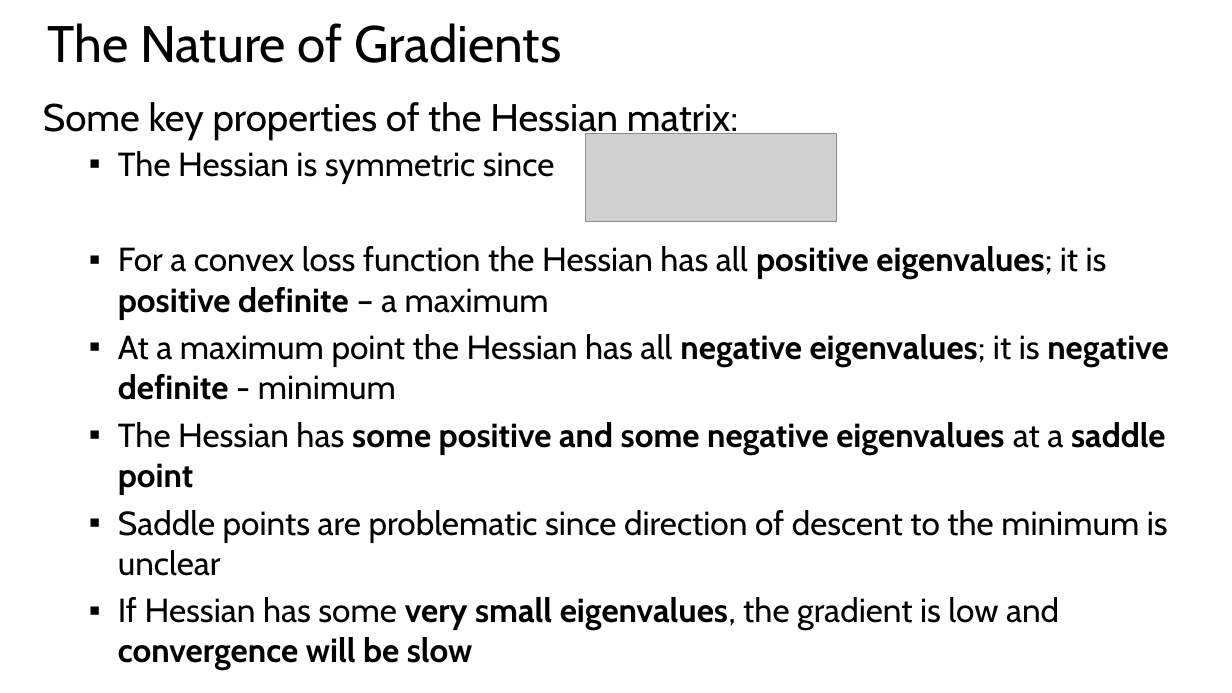
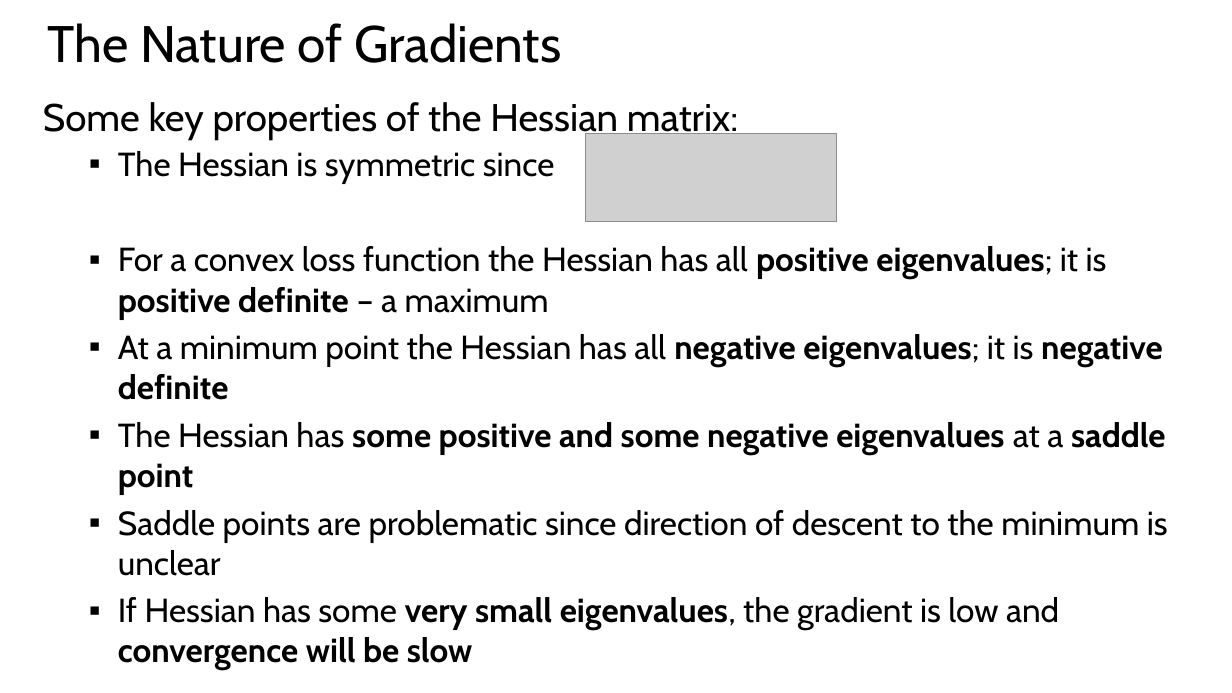
Before and after one commit to StephenElston/CSCI-E25, a slide deck: slide 19 of SuplementaryMaterial/RegularizatioinAndOptimization.pptx. Drawn at 1232x693 pixels with LibreOffice and Linux fonts; fonts in the diff are those of the drawing; grey boxes stand for pictures. Boxes give left, top, right and bottom in pixels: in the first picture for what was removed or moved away, otherwise in the second. Text is boxed around its words. In the diff, an @@ line names an element or a change of style, - is before the commit and + after.

```diff
--- a/SuplementaryMaterial/RegularizatioinAndOptimization.pptx
+++ b/SuplementaryMaterial/RegularizatioinAndOptimization.pptx
@@ text at [118,334,1163,400]: text changed @@
-  ▪ At a maximum point the Hessian has all negative eigenvalues; it is negative definite - minimum
+  ▪ At a minimum point the Hessian has all negative eigenvalues; it is negative definite
```
Also in this commit, not shown: 3 other slides changed, 12 slides removed.
